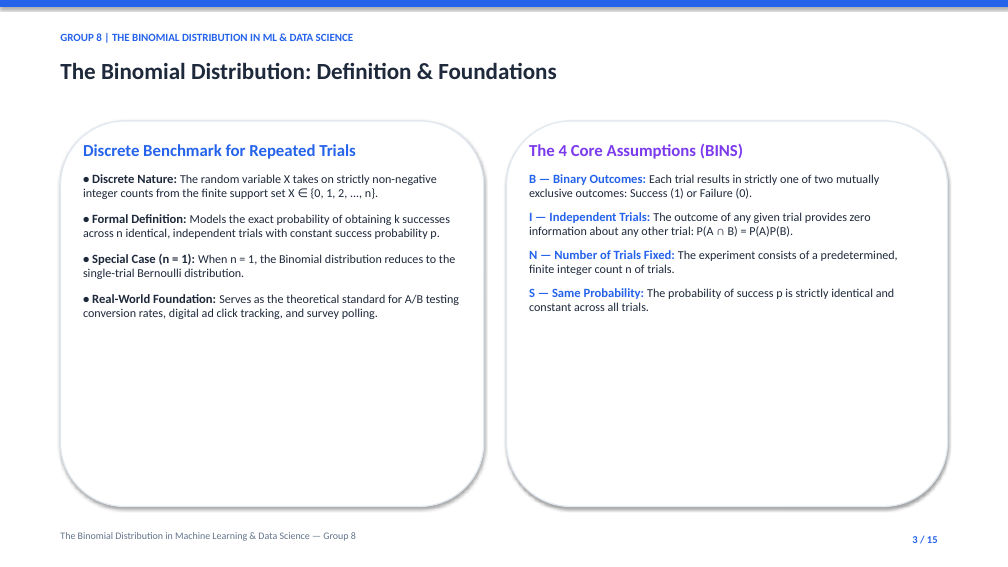
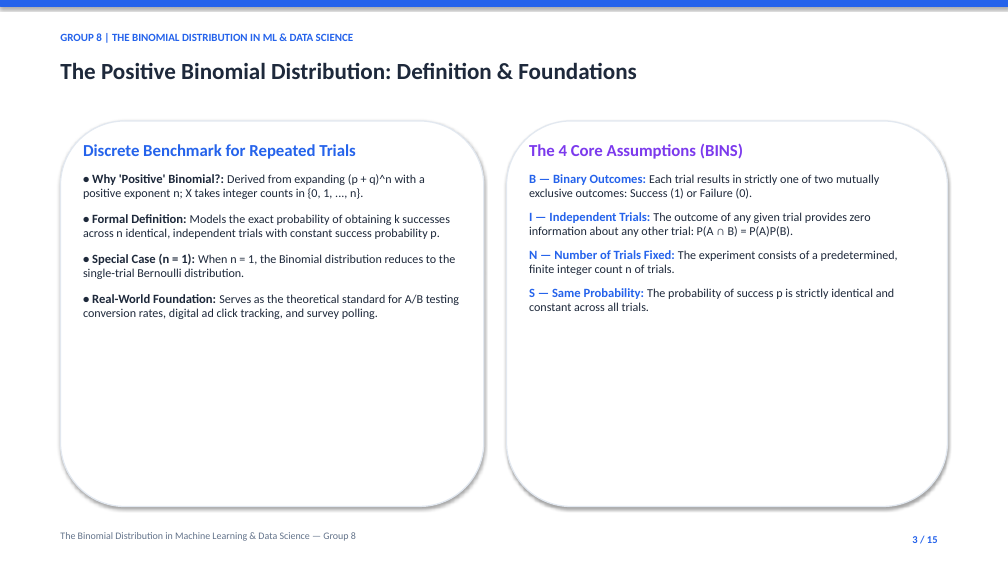
Before and after one commit to TariqYouhana/stat-probability-distributions-ml, a slide deck: slide 3 of slides.pptx. Drawn at 1008x567 pixels with LibreOffice and Linux fonts; fonts in the diff are those of the drawing. Boxes give left, top, right and bottom in pixels: in the first picture for what was removed or moved away, otherwise in the second. Text is boxed around its words. In the diff, an @@ line names an element or a change of style, - is before the commit and + after.

Commit message:
Add Negative Binomial distribution alongside Positive Binomial

```diff
--- a/slides.pptx
+++ b/slides.pptx
@@ text at box(60, 62, 636, 79): text changed @@
-The Binomial Distribution: Definition & Foundations
+The Positive Binomial Distribution: Definition & Foundations
@@ text at box(83, 174, 425, 199): text changed @@
-• Discrete Nature: The random variable X takes on strictly non-negative integer counts from the finite support set X ∈ {0, 1, 2, ..., n}.
+• Why 'Positive' Binomial?: Derived from expanding (p + q)^n with a positive exponent n; X takes integer counts in {0, 1, ..., n}.
```
Also in this commit, not shown: 4 other slides changed, 4 slides added, 4 slides removed, 17 other files.
